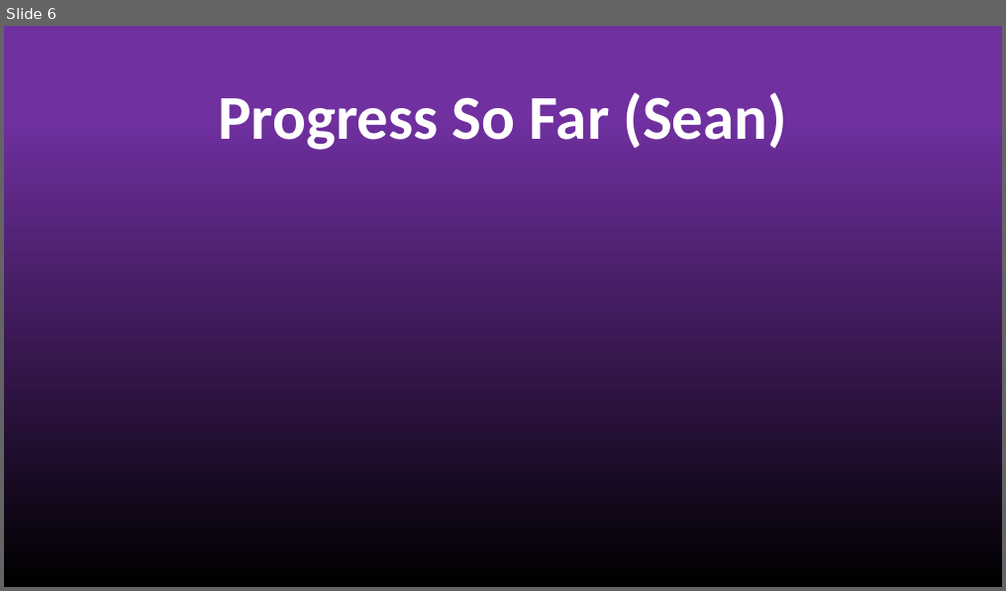
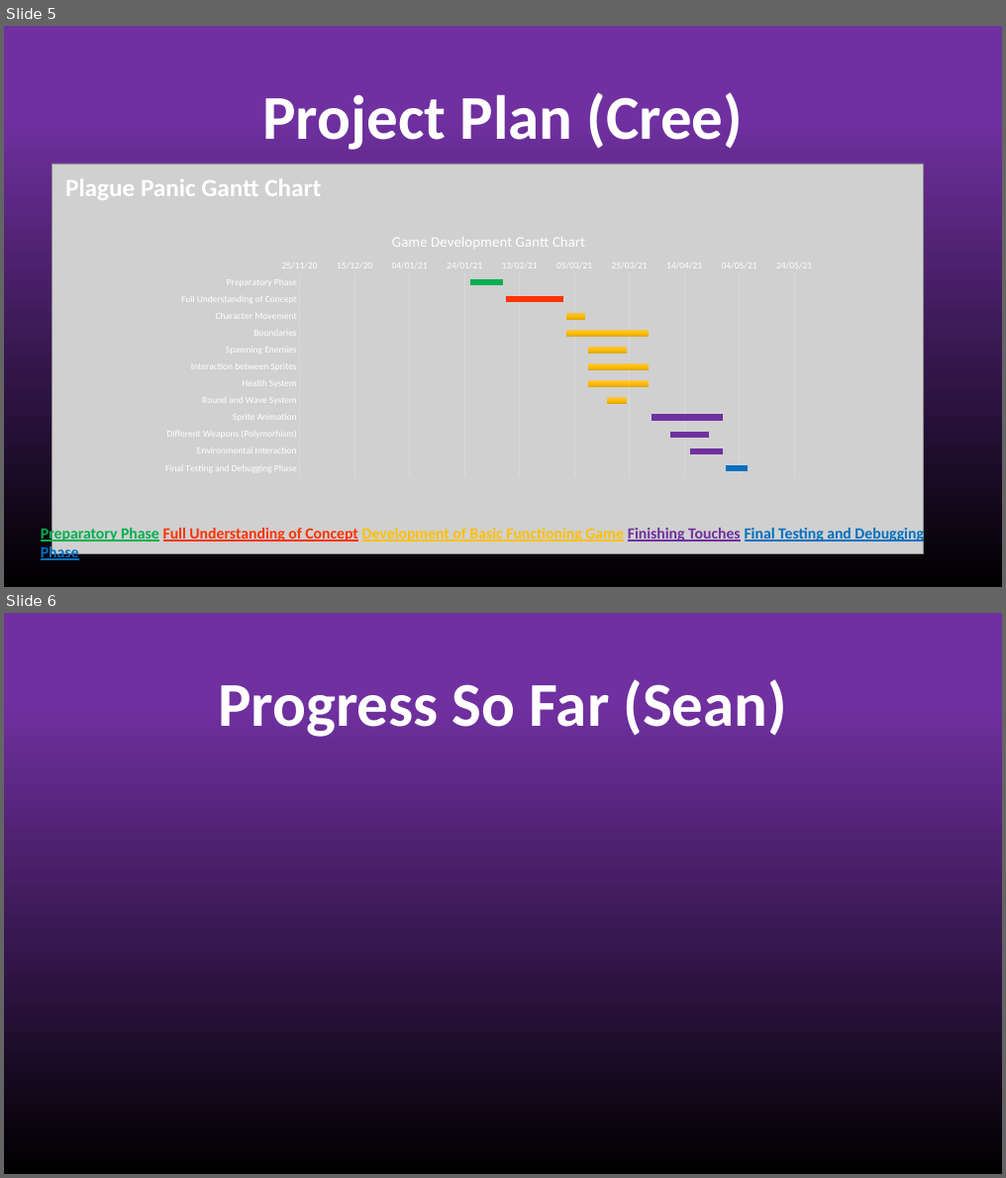
Before and after one commit to shanem1996/Plague_Panic, a slide deck: MIDPOINT PRESENTATION/MidPoint Presentation.pptx. Shown one above the other, each under a label of ours: slide 6 before the commit, slides 5 and 6 after it. The pictures are 1006x591 and 1006x1178 pixels, drawn with LibreOffice and Linux fonts; fonts in the diff are those of the drawing; grey boxes stand for pictures. Boxes give left, top, right and bottom in pixels: in the first picture for what was removed or moved away, otherwise in the second. Text is boxed around its words. In the diff, an @@ line names an element or a change of style, - is before the commit and + after.

```diff
--- a/MIDPOINT PRESENTATION/MidPoint Presentation.pptx
+++ b/MIDPOINT PRESENTATION/MidPoint Presentation.pptx
@@ slide 5 added at [4, 26, 1002, 587], background gradient #7030A0 to #000000 @@
@@ title added at [262, 92, 744, 150], 60 pt, text #FFFFFF, bold @@
+Project Plan (Cree)
@@ picture added at [52, 164, 924, 555] @@
@@ subtitle added at [65, 179, 321, 200], 24 pt, text #FFFFFF, bold @@
+Plague Panic Gantt Chart
@@ bar stacked chart added at [152, 220, 826, 482] @@
+title "Game Development Gantt Chart "
+categories: Preparatory Phase, Full Understanding of Concept, Character Movement, Boundaries, Spawning Enemies, Interaction between Sprites, Health System, Round and Wave System, Sprite Animation, Different Weapons (Polymorhism), Environmental Interaction, Final Testing and Debugging Phase
+Series 1: 44000, 44000, 44000, 44000, 44000, 44000, 44000, 44000, 44000, 44000, 44000, 44000
+Series 2: 0, 0, 0, 0, 0, 0, 0, 0, 0, 0, 0, 0
@@ text added at [41, 526, 924, 544], 15 pt, text #FFC000, bold, underline @@
+Preparatory Phase Full Understanding of Concept Development of Basic Functioning Game Finishing Touches Final Testing and Debugging Phase
```
Also in this commit, not shown: 1 other slide added, 2 slides removed, 2 other files.
